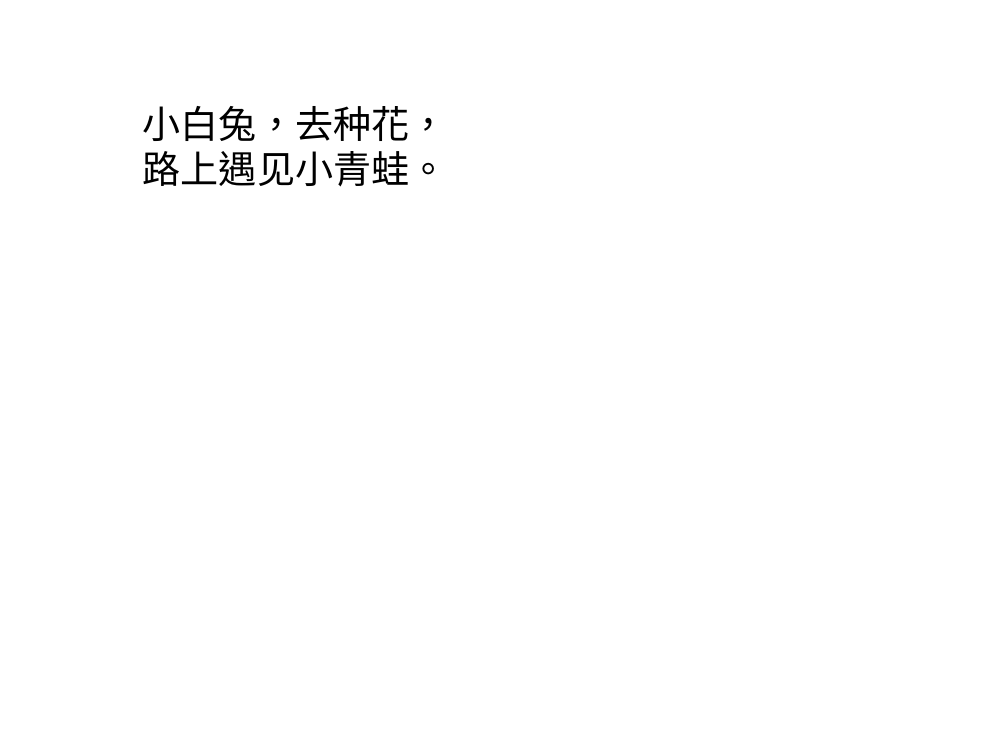
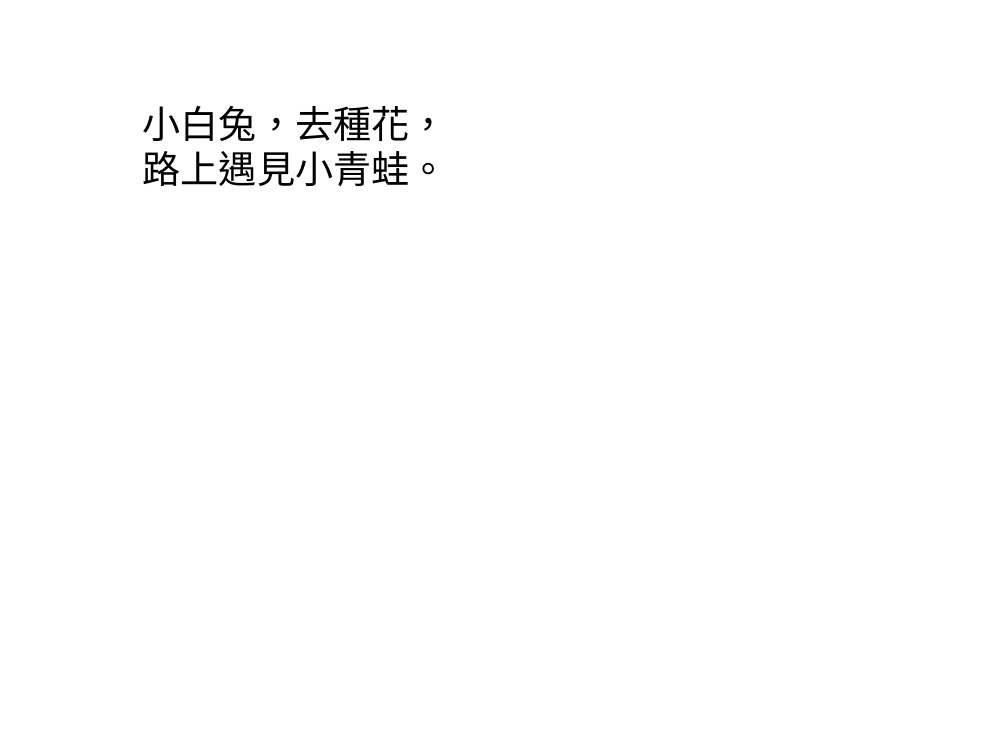
Before and after one commit to ChineseCubes/react-odp, a slide deck: slide 2 of books/Good_Friends/Good_Friends.odp. Drawn at 1008x756 pixels with LibreOffice and Linux fonts; fonts in the diff are those of the drawing; background and template pictures are left out. Boxes give left, top, right and bottom in pixels: in the first picture for what was removed or moved away, otherwise in the second. Text is boxed around its words. In the diff, an @@ line names an element or a change of style, - is before the commit and + after.

```diff
--- a/books/Good_Friends/Good_Friends.odp
+++ b/books/Good_Friends/Good_Friends.odp
@@ title at bbox=[143, 106, 448, 187]: text changed @@
-小白兔，去种花，
-路上遇见小青蛙。
+小白兔，去種花，
+路上遇見小青蛙。
```
Also in this commit, not shown: 3 other slides changed, 1 other file.
